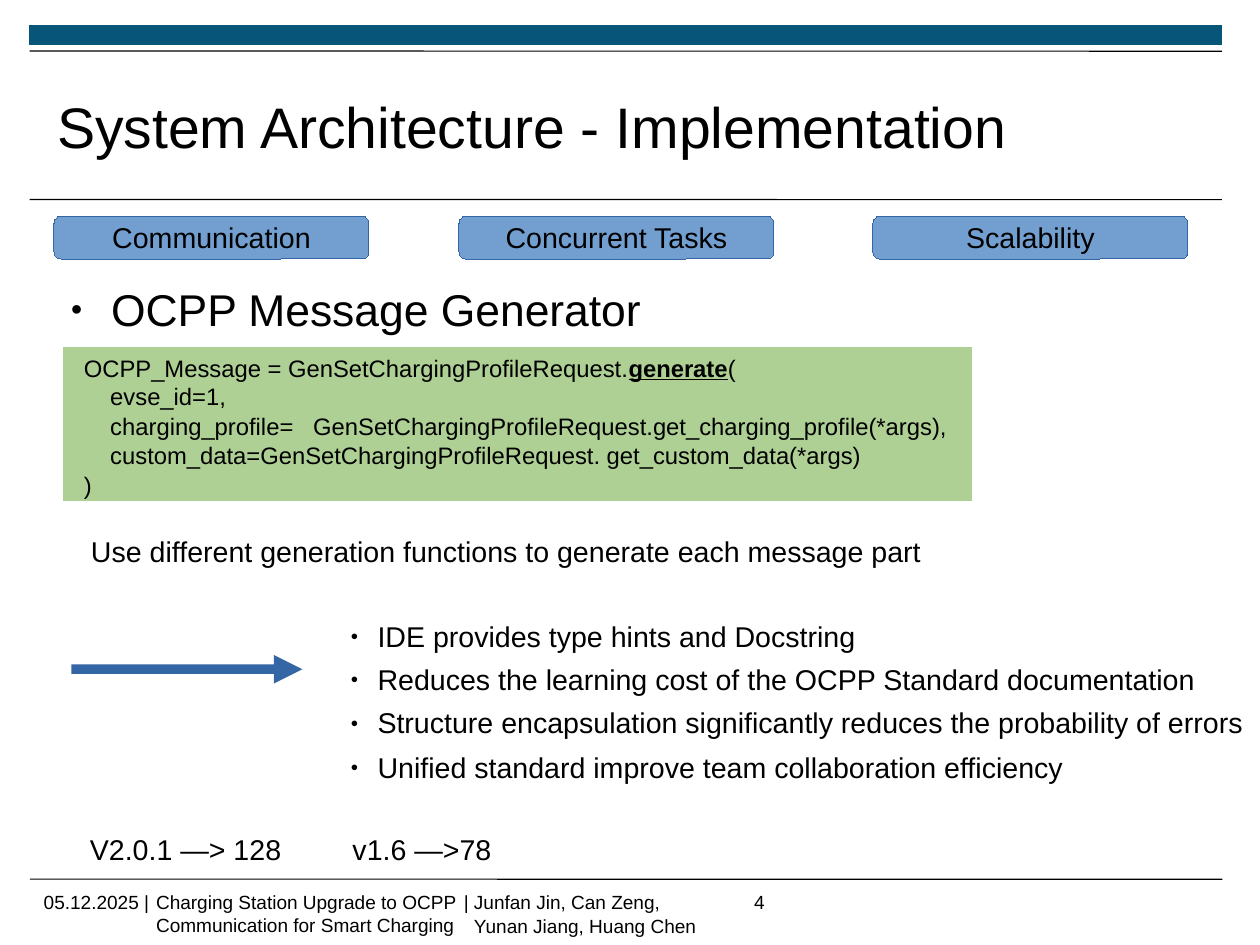
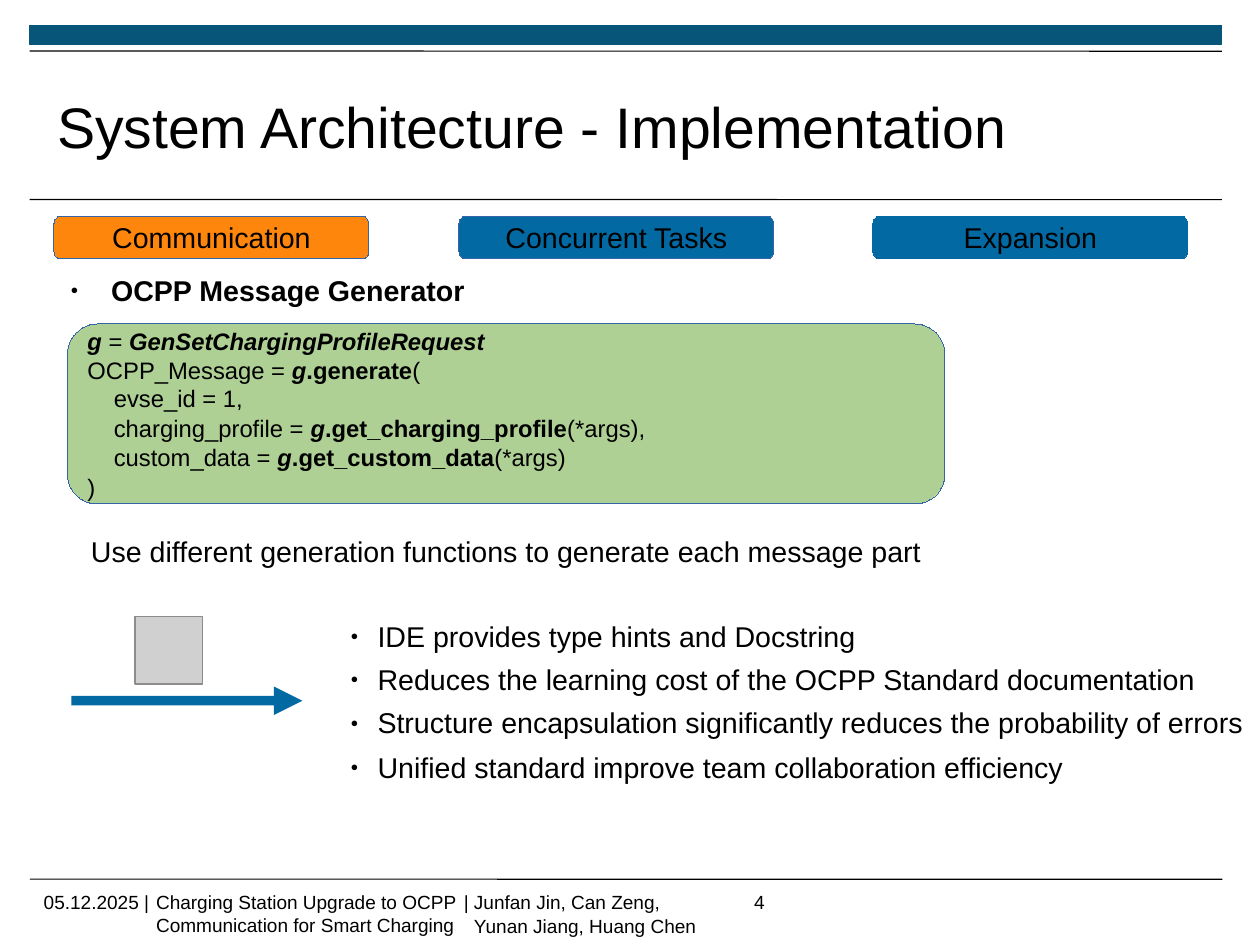
Before and after one commit to Jf-JIN/ADP_Ladesaeule_OCPP, a slide deck: slide 4 of ppt/Jin_Junfan.pptx. Drawn at 1260x945 pixels with LibreOffice and Linux fonts; fonts in the diff are those of the drawing; grey boxes stand for pictures; background and template pictures are left out. Boxes give left, top, right and bottom in pixels: in the first picture for what was removed or moved away, otherwise in the second. Text is boxed around its words. In the diff, an @@ line names an element or a change of style, - is before the commit and + after.

```diff
--- a/ppt/Jin_Junfan.pptx
+++ b/ppt/Jin_Junfan.pptx
@@ rounded rectangle "Communication" at [54,216,369,260]: fill #729FCF to #FF860D @@
@@ rounded rectangle "Concurrent Tasks" at [460,216,775,260]: fill #729FCF to #0369A3 @@
@@ rounded rectangle "Expansion" at [874,216,1189,260]: fill #729FCF to #0369A3; outline #3465A4 0 pt to #0369A3 0 pt @@
@@ text in rounded rectangle at [964,227,1097,254]: text changed @@
-Scalability
+Expansion
@@ text "OCPP Message Generator": place and size @@
-text "OCPP Message Generator" at [111,295,641,335]
+text "OCPP Message Generator" at [111,281,464,307]
@@ text "OCPP Message Generator" at [111,281,464,307]: size 28 to 18 pt, bold on @@
@@ rounded rectangle "g = GenSetChargingProfileRequest": place and size @@
-rounded rectangle "g = GenSetChargingProfileRequest" at [84,359,946,469]
+rounded rectangle "g = GenSetChargingProfileRequest" at [67,324,946,503]
@@ rounded rectangle "g = GenSetChargingProfileRequest" at [67,324,946,503]: vertical alignment top to middle; fill none to #AFD095; outline none to #3465A4 0 pt @@
@@ rectangle removed at [63,348,972,500] @@
@@ text in rounded rectangle at [87,332,646,471]: text changed; bold on @@
-OCPP_Message = GenSetChargingProfileRequest.generate(
-evse_id=1,
-charging_profile= GenSetChargingProfileRequest.get_charging_profile(*args),
-custom_data=GenSetChargingProfileRequest. get_custom_data(*args)
+g = GenSetChargingProfileRequest
+OCPP_Message = g.generate(
+evse_id = 1,
+charging_profile = g.get_charging_profile(*args),
+custom_data = g.get_custom_data(*args)
@@ picture added at [135,616,202,684] @@
@@ arrow moved from (72, 669) - (303, 669) to (72, 701) - (303, 701) @@
@@ arrow (72, 701) - (303, 701): stroke #3465A4 6.01 pt to #0369A3 6.01 pt @@
@@ text removed at [90,840,491,861] @@
-V2.0.1 —> 128 v1.6 —>78
```
Also in this commit, not shown: 4 other slides changed, 1 slide added.
